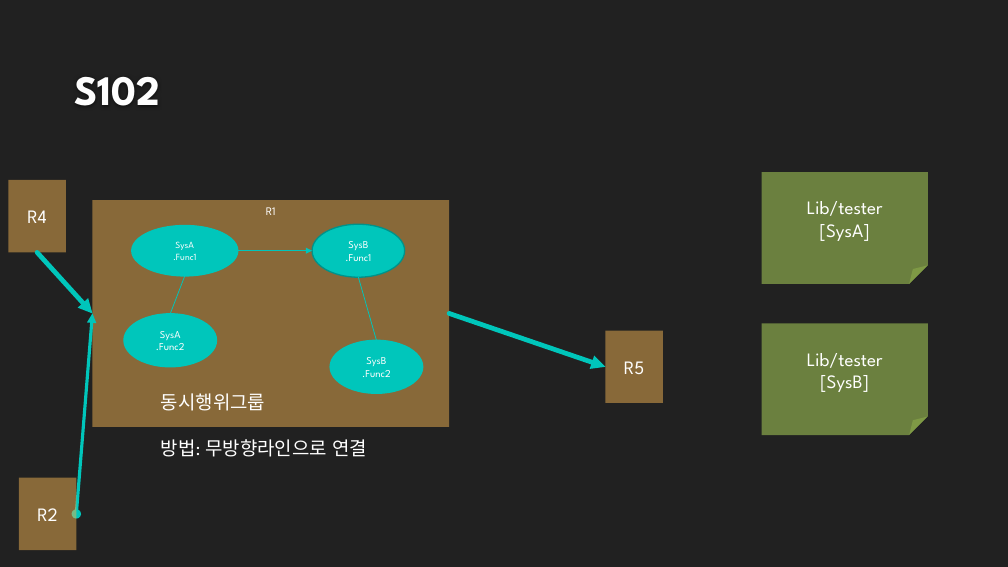
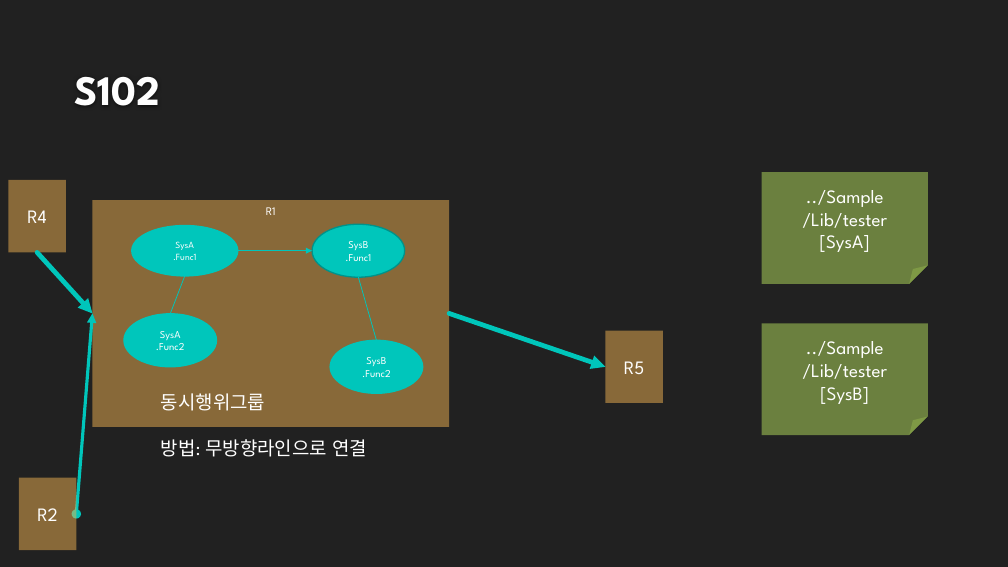
Before and after one commit to DualsoftDev/ds, a slide deck: slide 3 of DsDotNet/src/UnitTest/UnitTest.Model/ImportOfficeExample/ppt/T9_Group.pptx. Drawn at 1008x567 pixels with LibreOffice and Linux fonts; fonts in the diff are those of the drawing; background and template pictures are left out. Boxes give left, top, right and bottom in pixels: in the first picture for what was removed or moved away, otherwise in the second. Text is boxed around its words. In the diff, an @@ line names an element or a change of style, - is before the commit and + after.

```diff
--- a/DsDotNet/src/UnitTest/UnitTest.Model/ImportOfficeExample/ppt/T9_Group.pptx
+++ b/DsDotNet/src/UnitTest/UnitTest.Model/ImportOfficeExample/ppt/T9_Group.pptx
@@ text in folded corner at bbox=[802, 190, 887, 228]: text changed @@
-Lib/tester
+../Sample
+/Lib/tester
@@ text in folded corner at bbox=[802, 341, 887, 379]: text changed @@
-Lib/tester
+../Sample
+/Lib/tester
```
Also in this commit, not shown: 24 other files.
